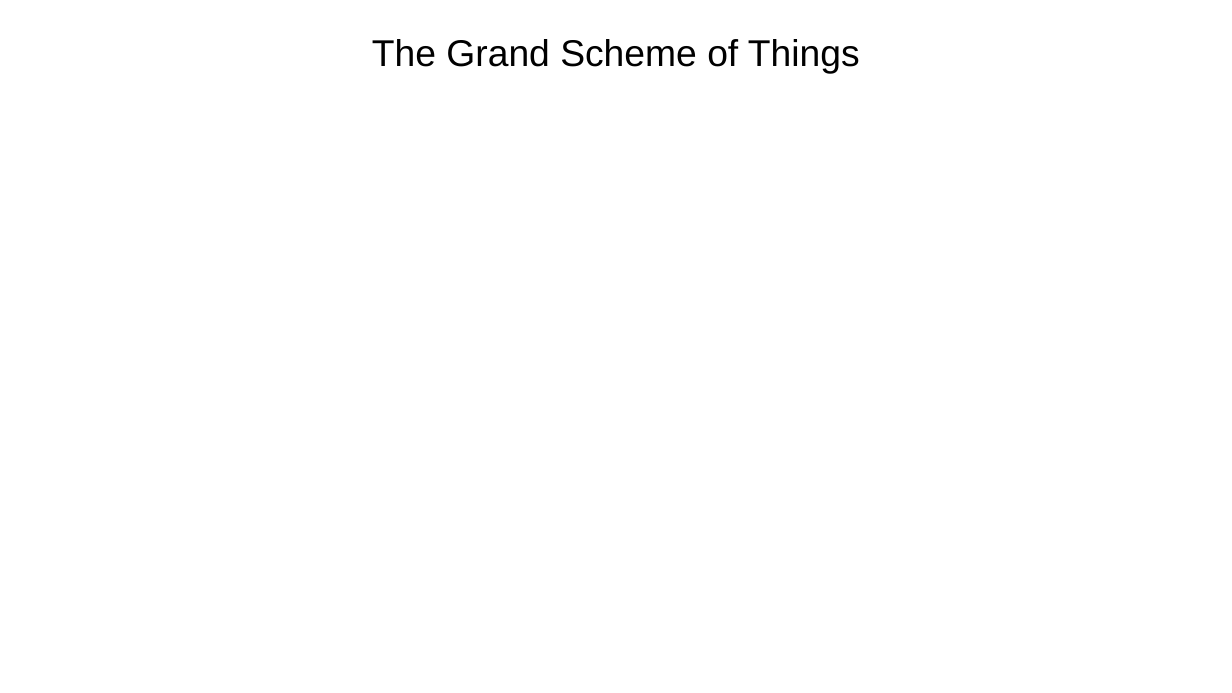
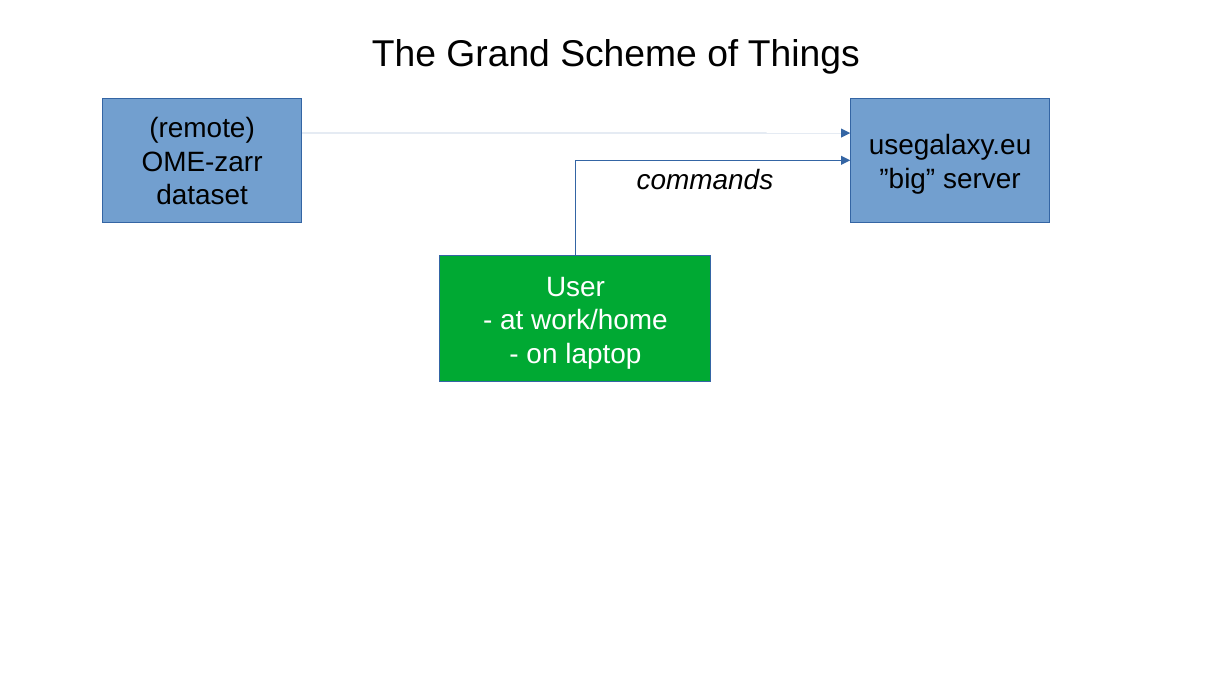
Before and after one commit to bioinfbrad/tools-iuc, a slide deck: slide 3 of tools/trackastra/presentation/trackastra.odp (slide 2 before the commit). Drawn at 1232x693 pixels with LibreOffice and Linux fonts; fonts in the diff are those of the drawing; background and template pictures are left out. Boxes give left, top, right and bottom in pixels: in the first picture for what was removed or moved away, otherwise in the second. Text is boxed around its words. In the diff, an @@ line names an element or a change of style, - is before the commit and + after.

```diff
--- a/tools/trackastra/presentation/trackastra.odp
+++ b/tools/trackastra/presentation/trackastra.odp
@@ rectangle added at box(103, 98, 303, 222), fill #729FCF, outline #3465A4 0 pt, 18 pt, text #000000 @@
+(remote)
+OME-zarr
+dataset
@@ rectangle added at box(851, 98, 1051, 222), fill #729FCF, outline #3465A4 0 pt, 18 pt, text #000000 @@
+usegalaxy.eu
+”big” server
@@ arrow added from (302, 133) to (851, 133), #3465A4 0 pt @@
@@ elbow arrow added from (576, 255) to (851, 160), #3465A4 0 pt @@
@@ text added at box(637, 168, 774, 190), 18 pt, text #000000, italic @@
+commands
@@ rectangle added at box(440, 255, 712, 381), fill #00A933, outline #3465A4 0 pt, 18 pt, text #FFFFFF @@
+User
+- at work/home
+- on laptop
```
Also in this commit, not shown: 4 other slides changed, 2 slides added, 1 slide removed, 1 other file.
